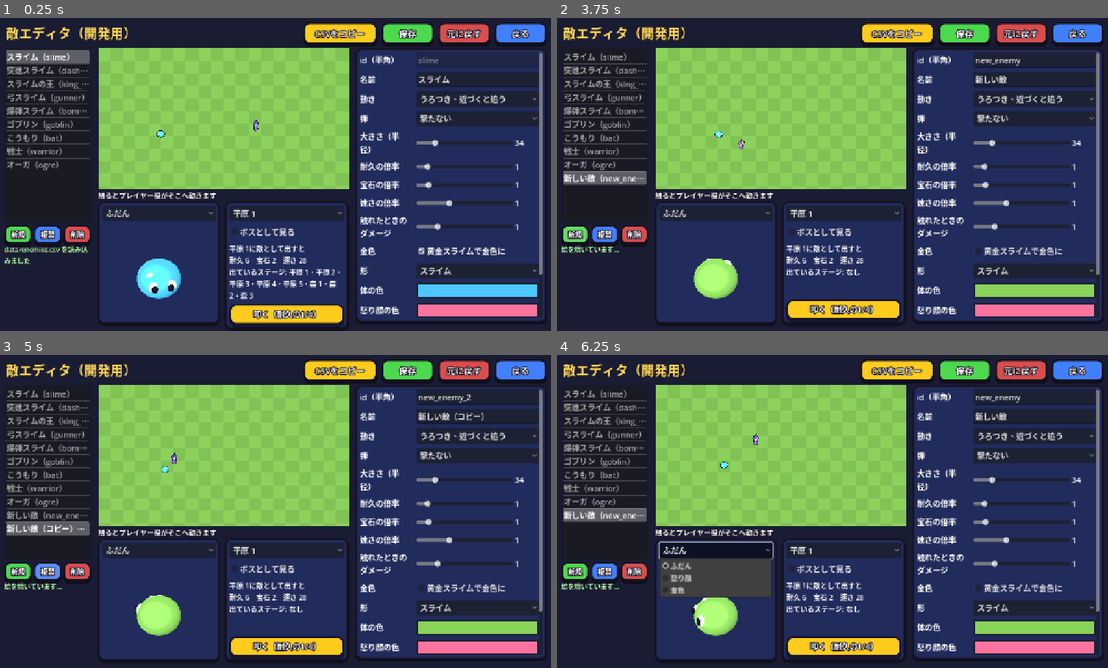
Above: before the commit, frames 1-4 (two rows, left to right).
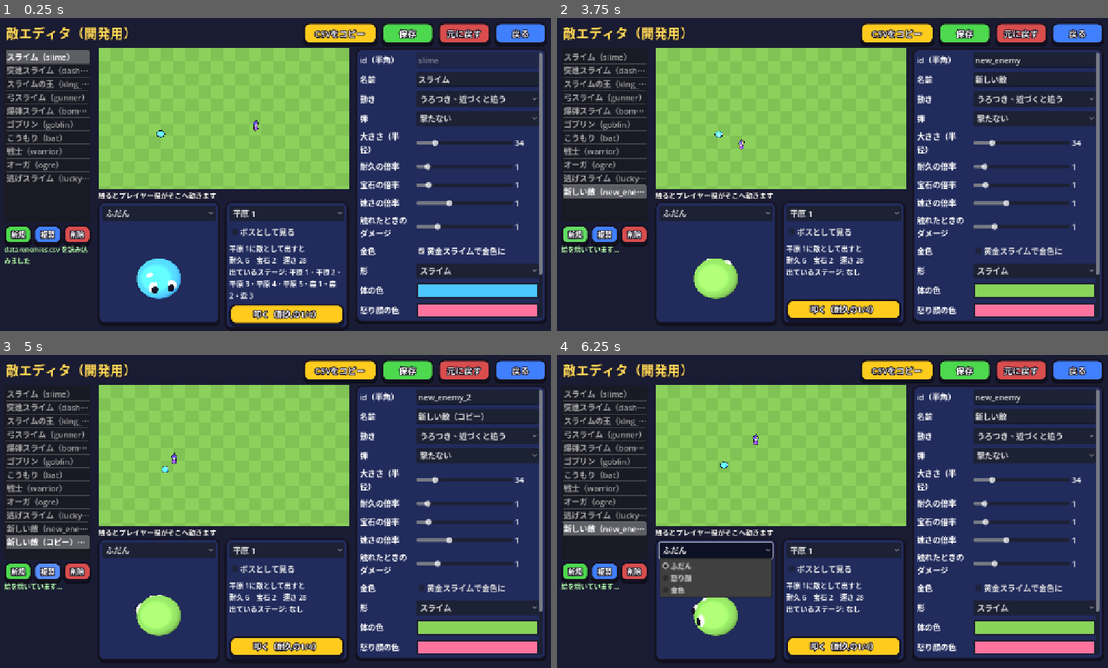
Above: after the commit, the same moments.

Repository: elefolo4565/fantasyIncremental
Game: Godot game, scene res://scenes/enemy_editor/enemy_editor.tscn
The game is run twice, just before and just after one commit, with the same random seed, the same clock (stepped at 60 frames per second) and the same inputs. This scene is started directly instead of the project's main scene.
Inputs:
- Up to frame 1 (0.25 s): no input
- Up to frame 2 (3.75 s): click "戻る" at 0.5 s; click "元に戻す" at 1.25 s; click "保存" at 2 s; click "CSVをコピー" at 2.75 s; click "新規" at 3.5 s
- Up to frame 3 (5 s): click "複製" at 4.25 s
- Up to frame 4 (6.25 s): click "削除" at 5 s; click "ふだん" at 5.75 s

The runs differ from the first frame. In frame 1, 0.2% of the frame differs, in the area x 1-17%, y 48-53%; in frame 2, 1.3%; in frame 3, 1.5%, in the area x 0-17%, y 50-62%; in frame 4, 1.3%.

Commit message:
敵の動きを5つふやす（距離をとる・ジグザグ・周回・ジャンプ・逃げる）
- scenes/monster/moves に keep_away・zigzag・orbit・jump・flee の部品を足す
- MonsterMove に can_touch・touch_bonus・lift を足す（跳ぶ敵は空中で当たらず、着地で衝撃）
- 数値は balance.csv の keep_*・zigzag_*・orbit_*・jump_*・flee_*
- 敵エディタの「動き」で選べる。見本の敵に割り当て、逃げスライムを足す（ステージには未配置）

Co-Authored-By: Claude Opus 5.5 (1M context) <noreply@anthropic.com>
Claude-Session: https://claude.ai/code/session_01TUik1f4JSHLmG8xXeEbnoe

Diff:
--- a/data/balance.csv
+++ b/data/balance.csv
@@ -48,3 +48,22 @@
 boss_hitstop_time,0.18,ボスを倒した瞬間に時間を止める長さ（ヒットストップ。実時間の秒）
 boss_slowmo_time,1.2,ヒットストップのあと撃破の演出をスローモーションで見せる長さ（実時間の秒）
 boss_slowmo_scale,0.25,撃破のスローモーション中の時間の速さ（1で普段どおり）
+keep_notice_range,480,距離をとる敵（move=keep_away）がプレイヤーに気づく距離（ピクセル）
+keep_near,200,距離をとる敵は、プレイヤーがこれより近いと離れる（ピクセル）
+keep_far,320,距離をとる敵は、プレイヤーがこれより遠いと寄る（ピクセル）
+keep_strafe_rate,0.8,距離をとる敵が横へ回り込む速さの割合（1で敵の速さそのまま）
+zigzag_frequency,1.3,ジグザグの敵（move=zigzag）が左右に揺れる速さ（往復/秒）
+zigzag_width,1.2,ジグザグの揺れの大きさ（0でまっすぐ。1で斜め45度まで振れる）
+orbit_notice_range,360,周回する敵（move=orbit）がプレイヤーに気づく距離（ピクセル）
+orbit_radius,170,周回する敵がプレイヤーのまわりを回る円の半径（ピクセル）
+orbit_lunge_interval,2.5,周回する敵が詰め寄るまでの平均の間隔（秒。±30%ばらつく）
+orbit_lunge_time,1,周回する敵が詰め寄る時間（秒）
+orbit_lunge_multiplier,2.5,周回する敵が詰め寄るときの速さの倍率
+jump_notice_range,300,跳ぶ敵（move=jump）がプレイヤーに気づいて力をためる距離（ピクセル）
+jump_windup_time,0.7,跳ぶ前に力をためる時間（秒）。このあいだ着地点に輪が出る（最後の4割は着地点を固定）
+jump_air_time,0.55,跳んでから着地するまでの時間（秒）。空中では当たらない
+jump_distance,260,1回で跳ぶ最大の距離（ピクセル）
+jump_impact_radius,70,着地の衝撃が届く距離（体の当たりに足す長さ、ピクセル）
+jump_rest_time,1,着地のあと止まって休む時間（秒）
+flee_range,240,逃げる敵（move=flee）がプレイヤーに気づいて逃げ出す距離（ピクセル）
+flee_speed_multiplier,1.4,逃げる敵が逃げるときの速さの倍率
--- a/data/enemies.csv
+++ b/data/enemies.csv
@@ -2,9 +2,10 @@
 slime,スライム,wander_chase,34,1,1,1,1,1,slime,4dc7ff,ff739e,,ふつうのスライム。うろつき、近づくと追ってくる（怒り顔）。魔導樹の「黄金スライム」で金色になるのはこれだけ（golden=1）
 dasher,突進スライム,dash,34,1,1,1,1,0,dasher,ff9e33,fff24d,,頭に角。近づくと止まって力をため（怒り顔・向きの線）、まっすぐ突進して休む
 king_slime,スライムの王,chase,64.6,1,1,1,1,0,king,9e6bff,9e6bff,,平原と森のボス。いつも追ってくる。耐久・宝石・速さは stages.csv の boss_hp・boss_gem・boss_speed に掛ける
-gunner,弓スライム,wander_chase,34,1,1.5,0.8,1,0,slime,8ad35a,ff739e,arrow_fan,弾を撃つ敵の見本（まだどのステージにも出ていない）。うろつきながらプレイヤーへ矢を3本撃つ
-bomber,爆弾スライム,wander_chase,34,1.5,2,0.6,1,0,dasher,a0a0b8,ff6b4d,bomb_lob,弾を撃つ敵の見本（まだどのステージにも出ていない）。遅いがプレイヤーのいる所へ爆弾を投げる
-goblin,ゴブリン,wander_chase,30,1,1.2,1.15,1,0,goblin,7cc04a,7cc04a,,見た目の見本（まだどのステージにも出ていない）。小柄ですばしこい
-bat,こうもり,wander_chase,28,0.6,1,1.5,1,0,bat,7a5ac8,7a5ac8,,見た目の見本（まだどのステージにも出ていない）。宙に浮いて羽ばたく。もろいが速い
+gunner,弓スライム,keep_away,34,1,1.5,0.8,1,0,slime,8ad35a,ff739e,arrow_fan,弾を撃つ敵の見本（まだどのステージにも出ていない）。距離をとりながらプレイヤーへ矢を3本撃つ
+bomber,爆弾スライム,keep_away,34,1.5,2,0.6,1,0,dasher,a0a0b8,ff6b4d,bomb_lob,弾を撃つ敵の見本（まだどのステージにも出ていない）。距離をとりながらプレイヤーのいる所へ爆弾を投げる
+goblin,ゴブリン,orbit,30,1,1.2,1.15,1,0,goblin,7cc04a,7cc04a,,見た目の見本（まだどのステージにも出ていない）。まわりを回りながら、ときどき詰め寄ってくる
+bat,こうもり,zigzag,28,0.6,1,1.5,1,0,bat,7a5ac8,7a5ac8,,見た目の見本（まだどのステージにも出ていない）。宙に浮いて羽ばたき、ジグザグに追ってくる。もろいが速い
 warrior,戦士,wander_chase,34,2,2,0.9,1,0,warrior,4f7fd6,4f7fd6,,見た目の見本（まだどのステージにも出ていない）。鎧の色は color。剣と盾を持つ
-ogre,オーガ,chase,50,3,3,0.6,2,0,ogre,c9a66b,c9a66b,,見た目の見本（まだどのステージにも出ていない）。大きくて遅いがしつこく追ってくる
+ogre,オーガ,jump,50,3,3,0.6,2,0,ogre,c9a66b,c9a66b,,見た目の見本（まだどのステージにも出ていない）。大きくて遅いが、力をためてプレイヤーへ跳びかかる
+lucky_slime,逃げスライム,flee,30,1,4,1.1,0,0,slime,ffd84d,ffd84d,,動きの見本（まだどのステージにも出ていない）。近づくと逃げる。触れても痛くないが宝石が多い
--- a/scenes/enemy_editor/enemy_editor.gd
+++ b/scenes/enemy_editor/enemy_editor.gd
@@ -40,7 +40,9 @@
 ]
 const SHOT_INT_KEYS := ["count", "damage"]
 ## 選べる動き（MonsterMove.create の名前）と、選べる仮モデルの形（MonsterModel の shape）
-const MOVES := [[&"wander_chase", "うろつき、近づくと追う"], [&"dash", "ためて突進"], [&"chase", "ずっと追う（ボス向け）"]]
+const MOVES := [[&"wander_chase", "うろつき、近づくと追う"], [&"dash", "ためて突進"], [&"chase", "ずっと追う（ボス向け）"],
+		[&"keep_away", "距離をとる（弾向け）"], [&"zigzag", "ジグザグに追う"], [&"orbit", "まわりを回って詰める"],
+		[&"jump", "ためて跳ぶ"], [&"flee", "逃げる"]]
 const MODELS := [[&"slime", "スライム"], [&"dasher", "角つき"], [&"king", "王冠つき"], [&"goblin", "ゴブリン"],
 		[&"bat", "こうもり"], [&"warrior", "戦士"], [&"ogre", "オーガ"]]
 const LOOKS := ["ふだん", "怒り顔", "金色"]
--- a/scenes/monster/monster.gd
+++ b/scenes/monster/monster.gd
@@ -96,8 +96,8 @@
 		position = clamped
 		_move.on_edge()
 	queue_redraw()
-	if target != null and global_position.distance_to(target.global_position) \
-			<= (radius() + Balance.get_float("slime_touch_reach")) * scale.x:
+	if target != null and _move.can_touch() and global_position.distance_to(target.global_position) \
+			<= (radius() + Balance.get_float("slime_touch_reach")) * scale.x + _move.touch_bonus():
 		touched_player.emit(self)
 
 
@@ -165,5 +165,7 @@
 		var k := _shooter.windup_progress()
 		draw_arc(Vector2(0, FOOT_Y * 0.4), SPRITE_RADIUS * lerpf(1.8, 1.0, k), 0.0, TAU, 32, WINDUP_COLOR, 5.0)
 	Toon.shadow(self, Vector2(0, SPRITE_RADIUS - 4.0), Vector2(SPRITE_RADIUS * 0.95, SPRITE_RADIUS * 0.32))
-	SpriteSheet.draw(self, _sheet(), _facing, fmod(_bob * BOUNCE_RATE, 1.0), Vector2(0, FOOT_Y),
+	# 跳んでいる最中などは絵だけ浮かせる（キャラの大きさの倍率は掛かっているので、高さは割り戻す）
+	var lift := _move.lift() / maxf(scale.x, 0.01)
+	SpriteSheet.draw(self, _sheet(), _facing, fmod(_bob * BOUNCE_RATE, 1.0), Vector2(0, FOOT_Y - lift),
 			SHEET_FOOT, SHEET_PIXEL, SHEET_DIRECTIONS, SHEET_FRAMES, flash_amount, hp_fill())
--- /dev/null
+++ b/scenes/monster/moves/flee_move.gd
@@ -0,0 +1,27 @@
+class_name FleeMove
+extends WanderMove
+## 逃げる。歩き回り、プレイヤーが flee_range より近づくと背を向けて逃げる（速さは flee_speed_multiplier 倍）。
+## 画面の端に追い詰められたら、端に沿って横へ逃げる向きを変える。宝石の多い「逃げる宝物」役の敵向け。
+
+var _fleeing := false
+var _side := 1.0
+
+
+func reset() -> void:
+	_fleeing = false
+	_side = 1.0 if randf() < 0.5 else -1.0
+
+
+func step(delta: float) -> Vector2:
+	_fleeing = distance_to_target() < Balance.get_float("flee_range")
+	if not _fleeing:
+		return wander(delta) * monster.speed
+	var away := -direction_to_target()
+	# 真後ろへ逃げるだけだと端で止まるので、少し横へずらす
+	var dir := (away + away.orthogonal() * _side * 0.5).normalized()
+	return dir * monster.speed * Balance.get_float("flee_speed_multiplier")
+
+
+func on_edge() -> void:
+	super()
+	_side = -_side
--- /dev/null
+++ b/scenes/monster/moves/jump_move.gd
@@ -0,0 +1,93 @@
+class_name JumpMove
+extends WanderMove
+## ジャンプ。歩き回り、プレイヤーが jump_notice_range より近づくと止まって力をため（着地点に予告の輪）、
+## プレイヤーのいる所（jump_distance まで）へ跳ぶ。空中では当たらず、着地の瞬間は jump_impact_radius まで届く衝撃になる。
+## 数値は balance.csv の jump_*。
+
+enum State { WANDER, WINDUP, AIR, LAND, REST }
+
+const MARK_COLOR := Color(1.0, 0.25, 0.2, 0.45)
+const MARK_WIDTH := 6.0
+## 着地の衝撃が当たる時間（秒。見た目と当たりを合わせるだけの短い時間）
+const IMPACT_TIME := 0.12
+## 跳ぶ高さ（ピクセル。見た目だけ）
+const JUMP_HEIGHT := 90.0
+
+var _state := State.WANDER
+var _state_left := 0.0
+var _from := Vector2.ZERO
+var _landing := Vector2.ZERO
+
+
+func reset() -> void:
+	_state = State.WANDER
+
+
+func step(delta: float) -> Vector2:
+	_state_left -= delta
+	match _state:
+		State.WANDER:
+			if distance_to_target() < Balance.get_float("jump_notice_range"):
+				_state = State.WINDUP
+				_state_left = Balance.get_float("jump_windup_time")
+				_aim()
+				return Vector2.ZERO
+			return wander(delta) * monster.speed
+		State.WINDUP:
+			if _state_left > Balance.get_float("jump_windup_time") * 0.4:
+				_aim()
+			if _state_left <= 0.0:
+				_state = State.AIR
+				_state_left = Balance.get_float("jump_air_time")
+				_from = monster.global_position
+			return Vector2.ZERO
+		State.AIR:
+			if _state_left <= 0.0:
+				_state = State.LAND
+				_state_left = IMPACT_TIME
+				return Vector2.ZERO
+			# 残りの時間で着地点に着く速さ
+			return (_landing - monster.global_position) / maxf(_state_left, delta)
+		State.LAND:
+			if _state_left <= 0.0:
+				_state = State.REST
+				_state_left = Balance.get_float("jump_rest_time")
+			return Vector2.ZERO
+		_:
+			if _state_left <= 0.0:
+				_state = State.WANDER
+			return Vector2.ZERO
+
+
+func is_angry() -> bool:
+	return _state == State.WINDUP or _state == State.AIR
+
+
+func can_touch() -> bool:
+	return _state != State.AIR
+
+
+func touch_bonus() -> float:
+	return Balance.get_float("jump_impact_radius") if _state == State.LAND else 0.0
+
+
+func lift() -> float:
+	if _state != State.AIR:
+		return 0.0
+	var t := 1.0 - _state_left / maxf(Balance.get_float("jump_air_time"), 0.01)
+	return sin(clampf(t, 0.0, 1.0) * PI) * JUMP_HEIGHT
+
+
+func draw_under() -> void:
+	if _state == State.WINDUP or _state == State.AIR:
+		# 着地点の輪（キャラの大きさの倍率は掛かっているので、距離は割り戻す）
+		var scale := maxf(monster.scale.x, 0.01)
+		var at := (_landing - monster.global_position) / scale
+		monster.draw_arc(at, Balance.get_float("jump_impact_radius") / scale, 0.0, TAU, 32, MARK_COLOR, MARK_WIDTH)
+
+
+func _aim() -> void:
+	var offset := Vector2.ZERO
+	if monster.target != null:
+		offset = (monster.target.global_position - monster.global_position).limit_length(Balance.get_float("jump_distance"))
+	_landing = monster.global_position + offset
--- /dev/null
+++ b/scenes/monster/moves/keep_away_move.gd
@@ -0,0 +1,46 @@
+class_name KeepAwayMove
+extends WanderMove
+## 距離をとる。プレイヤーが keep_notice_range より近づくと、keep_near〜keep_far の距離を保ちながら横へ回り込む。
+## 近すぎれば離れ、遠すぎれば寄る。弾を撃つ敵（enemies.csv の shot）と組み合わせる向け。いつもプレイヤーのほうを向く。
+## 数値は balance.csv の keep_*。
+
+## 横へ回り込む向きを変えるまでの秒数（見た目の揺らぎ）
+const SIDE_MIN := 1.5
+const SIDE_MAX := 3.5
+
+var _noticed := false
+var _side := 1.0
+var _side_left := 0.0
+
+
+func reset() -> void:
+	_noticed = false
+	_side = 1.0 if randf() < 0.5 else -1.0
+
+
+func step(delta: float) -> Vector2:
+	var distance := distance_to_target()
+	_noticed = distance < Balance.get_float("keep_notice_range")
+	if not _noticed:
+		return wander(delta) * monster.speed
+	_side_left -= delta
+	if _side_left <= 0.0:
+		_side_left = randf_range(SIDE_MIN, SIDE_MAX)
+		_side = -_side
+	var to_target := direction_to_target()
+	var radial := 0.0
+	if distance < Balance.get_float("keep_near"):
+		radial = -1.0
+	elif distance > Balance.get_float("keep_far"):
+		radial = 1.0
+	var sideways := to_target.orthogonal() * _side * Balance.get_float("keep_strafe_rate")
+	return (to_target * radial + sideways).limit_length(1.0) * monster.speed
+
+
+func on_edge() -> void:
+	super()
+	_side = -_side
+
+
+func facing() -> Vector2:
+	return direction_to_target() if _noticed else Vector2.ZERO
--- a/scenes/monster/moves/monster_move.gd
+++ b/scenes/monster/moves/monster_move.gd
@@ -15,6 +15,16 @@
 			return DashMove.new()
 		&"chase":
 			return ChaseMove.new()
+		&"keep_away":
+			return KeepAwayMove.new()
+		&"zigzag":
+			return ZigzagMove.new()
+		&"orbit":
+			return OrbitMove.new()
+		&"jump":
+			return JumpMove.new()
+		&"flee":
+			return FleeMove.new()
 	push_error("敵の動き %s がありません（scenes/monster/moves/monster_move.gd の create）" % id)
 	return WanderChaseMove.new()
 
@@ -39,6 +49,21 @@
 	return Vector2.ZERO
 
 
+## プレイヤーに触れて当たりになるか（跳んでいる最中などは false）。
+func can_touch() -> bool:
+	return true
+
+
+## 当たりの届く距離に足す長さ（ピクセル。着地の衝撃など）。
+func touch_bonus() -> float:
+	return 0.0
+
+
+## 体の絵を浮かせる高さ（ピクセル。跳んでいる最中など。見た目だけで、影と当たりは地面のまま）。
+func lift() -> float:
+	return 0.0
+
+
 ## 画面の端にぶつかったときに呼ばれる。
 func on_edge() -> void:
 	pass
--- /dev/null
+++ b/scenes/monster/moves/orbit_move.gd
@@ -0,0 +1,60 @@
+class_name OrbitMove
+extends WanderMove
+## 周回。プレイヤーが orbit_notice_range より近づくと、半径 orbit_radius の円を描いて回り、
+## orbit_lunge_interval ごとに orbit_lunge_time のあいだプレイヤーへ詰め寄る（詰め寄るときは怒り顔）。
+## 数値は balance.csv の orbit_*。
+
+enum State { WANDER, CIRCLE, LUNGE }
+
+var _state := State.WANDER
+var _state_left := 0.0
+## 回る向き（1 で時計回り、-1 で反時計回り）
+var _turn := 1.0
+
+
+func reset() -> void:
+	_state = State.WANDER
+	_turn = 1.0 if randf() < 0.5 else -1.0
+
+
+func step(delta: float) -> Vector2:
+	var distance := distance_to_target()
+	_state_left -= delta
+	match _state:
+		State.WANDER:
+			if distance < Balance.get_float("orbit_notice_range"):
+				_circle()
+			return wander(delta) * monster.speed
+		State.LUNGE:
+			if _state_left <= 0.0:
+				_circle()
+			return direction_to_target() * monster.speed * Balance.get_float("orbit_lunge_multiplier")
+		_:
+			if distance > Balance.get_float("orbit_notice_range") * 1.5:
+				_state = State.WANDER
+			elif _state_left <= 0.0:
+				_state = State.LUNGE
+				_state_left = Balance.get_float("orbit_lunge_time")
+			# 円に沿う向きに、円の内側・外側へのずれを直す向きを足す
+			var to_target := direction_to_target()
+			var radius := Balance.get_float("orbit_radius")
+			var correct := clampf((distance - radius) / radius, -1.0, 1.0)
+			return (to_target.orthogonal() * _turn + to_target * correct).normalized() * monster.speed
+
+
+func on_edge() -> void:
+	super()
+	_turn = -_turn
+
+
+func is_angry() -> bool:
+	return _state == State.LUNGE
+
+
+func facing() -> Vector2:
+	return direction_to_target() if _state == State.CIRCLE else Vector2.ZERO
+
+
+func _circle() -> void:
+	_state = State.CIRCLE
+	_state_left = Balance.get_float("orbit_lunge_interval") * randf_range(0.7, 1.3)
--- /dev/null
+++ b/scenes/monster/moves/zigzag_move.gd
@@ -0,0 +1,25 @@
+class_name ZigzagMove
+extends WanderMove
+## ジグザグ。歩き回り、プレイヤーが slime_aggro_range より近づくと、左右に揺れながら追ってくる（怒り顔）。
+## 揺れの速さと幅は balance.csv の zigzag_*、追う速さは slime_chase_multiplier 倍。
+
+var _chasing := false
+var _phase := 0.0
+
+
+func reset() -> void:
+	_phase = randf() * TAU
+
+
+func step(delta: float) -> Vector2:
+	_chasing = distance_to_target() < Balance.get_float("slime_aggro_range")
+	if not _chasing:
+		return wander(delta) * monster.speed
+	_phase += delta * TAU * Balance.get_float("zigzag_frequency")
+	var forward := direction_to_target()
+	var sway := forward.orthogonal() * sin(_phase) * Balance.get_float("zigzag_width")
+	return (forward + sway).normalized() * monster.speed * Balance.get_float("slime_chase_multiplier")
+
+
+func is_angry() -> bool:
+	return _chasing
Binary file added: assets/sprites/enemies/lucky_slime.png
Not shown, added: assets/sprites/enemies/lucky_slime.png.import
Binary file added: assets/sprites/enemies/lucky_slime_angry.png
Not shown, added: assets/sprites/enemies/lucky_slime_angry.png.import
Not shown, added: scenes/monster/moves/flee_move.gd.uid
Not shown, added: scenes/monster/moves/jump_move.gd.uid
Not shown, added: scenes/monster/moves/keep_away_move.gd.uid
Not shown, added: scenes/monster/moves/orbit_move.gd.uid
Not shown, added: scenes/monster/moves/zigzag_move.gd.uid
Not shown, changed: tools/render_enemies/README.md
